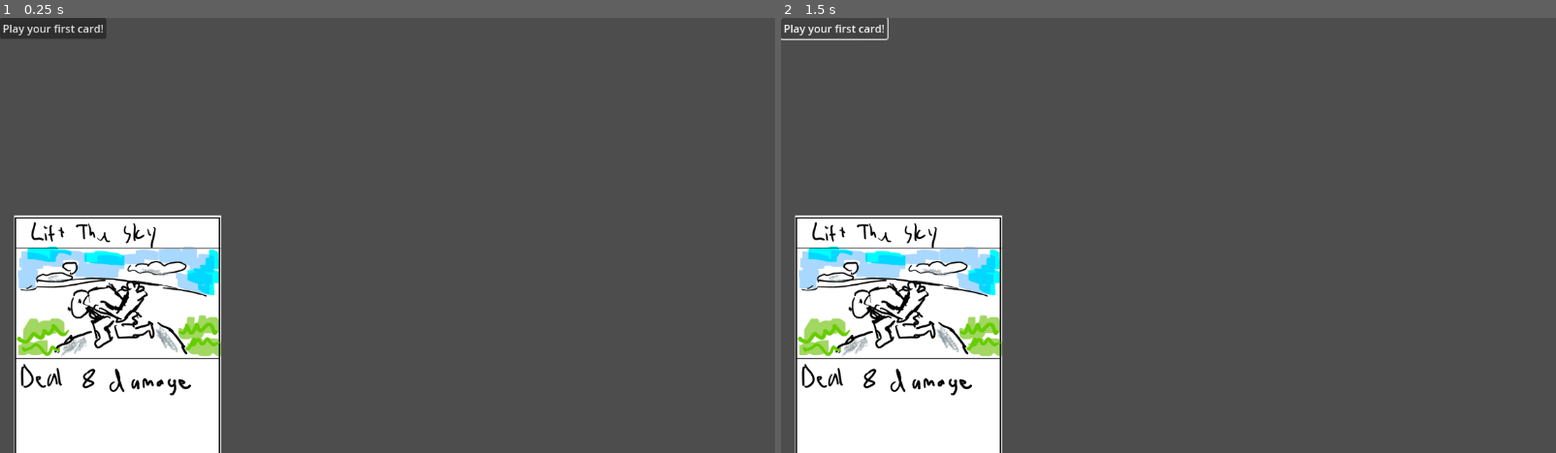
Above: before the commit, frames 1-2 (left to right).
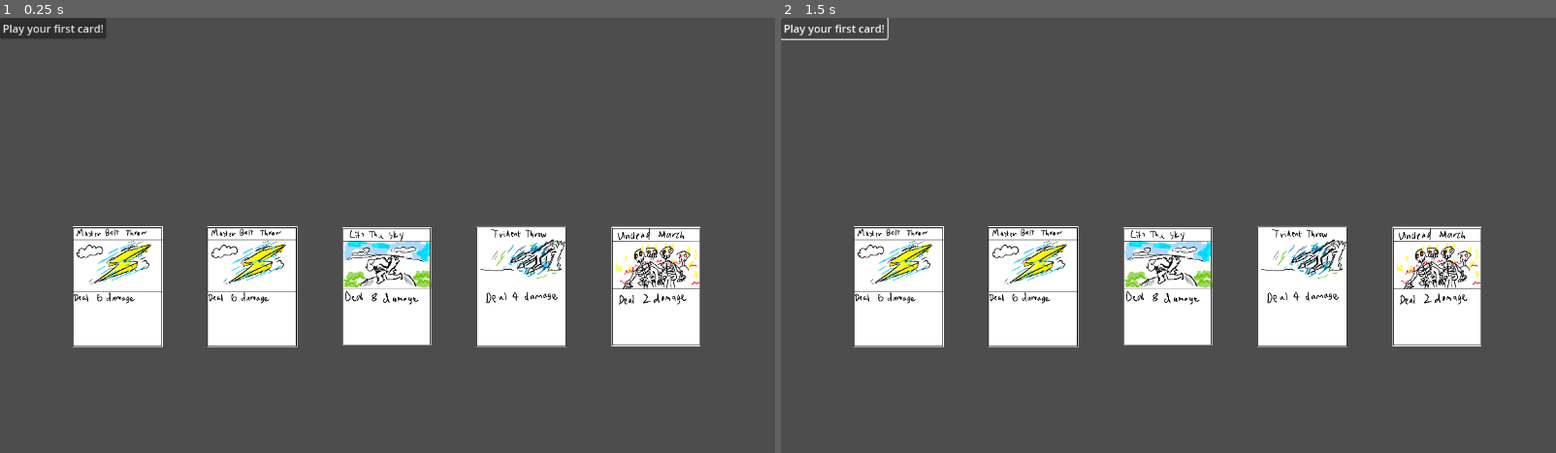
Above: after the commit, the same moments.

Repository: Ducko132/Chariot
Game: Godot game, scene res://state_machine.tscn
The game is run twice, just before and just after one commit, with the same random seed, the same clock (stepped at 60 frames per second) and the same inputs.
Inputs:
- Up to frame 1 (0.25 s): no input
- Up to frame 2 (1.5 s): click "Play your first card!" at 0.5 s; click "Play your first card!" at 1.25 s

The runs differ from the first frame. In frame 1, 25% of the frame differs, in the area x 1-91%, y 45-100%; in frame 2, 25%.
Error before the commit: Invalid type in function 'connect' in base 'Signal'. Cannot convert argument 1 from Nil to Callable. (res://state_machine.gd:78)
Error after the commit: Invalid access to property or key '0' on a base object of type 'Dictionary'. (res://state_machine.gd:83)

Commit message:
Dictionary format change, random cards, clicking power
Changed format of dictionaries, fully random hand + deck generation, clicking a card displays its power (woo!)

Diff:
--- a/card.gd
+++ b/card.gd
@@ -5,25 +5,60 @@
 enum Resources {Money}
 
 const ResourceMap = {
-	Cards.Bolt: Resources.Money,
-	Cards.GiftofFlame: Resources.Money,
-	Cards.LiftTheSky: Resources.Money,
-	Cards.TridentThrow: Resources.Money,
-	Cards.UndeadMarch: Resources.Money,
+	"Bolt": Resources.Money,
+	"GiftofFlame": Resources.Money,
+	"LiftTheSky": Resources.Money,
+	"TridentThrow": Resources.Money,
+	"UndeadMarch": Resources.Money,
 }
 
 const Power = {
-	Cards.Bolt: 6,
-	Cards.GiftofFlame: 3,
-	Cards.LiftTheSky: 8,
-	Cards.TridentThrow: 4,
-	Cards.UndeadMarch: 2,
+	"Bolt": 6,
+	"GiftofFlame": 3,
+	"LiftTheSky": 8,
+	"TridentThrow": 4,
+	"UndeadMarch": 2,
 }
 
 const Art = {
-	Cards.Bolt: "res://Art/bolt.png",
-	Cards.TridentThrow: "res://Art/tridentThrow.png",
-	Cards.UndeadMarch: "res://Art/UndeadMarch.png",
-	Cards.LiftTheSky: "res://Art/LiftTheSky.png",
-	Cards.GiftofFlame: "res://Art/GiftofFlame.png",
+	"Bolt": "res://Art/bolt.png",
+	"GiftofFlame": "res://Art/GiftofFlame.png",
+	"LiftTheSky": "res://Art/LiftTheSky.png",
+	"TridentThrow": "res://Art/tridentThrow.png",
+	"UndeadMarch": "res://Art/UndeadMarch.png",
 }
+
+var sprite: Sprite2D
+var area: Area2D
+var card_type
+
+func set_card_type(type):
+	card_type = type
+	print("type",card_type)
+	var texture = load(Art[card_type])
+	$Sprite2D.texture = texture
+	$Sprite2D.scale = Vector2(0.3,0.3)
+
+func _on_mouse_entered():
+	$Sprite2D.scale = Vector2(0.5,0.5)
+	print("mouse in")
+	pass
+
+func _on_mouse_exited():
+	$Sprite2D.scale = Vector2(0.3,0.3)
+	print("mouse gone")
+	pass
+
+func _input_event(viewport, event, shape_idx):
+	if event is InputEventMouseButton and event.pressed:
+		print("click")
+		print(self.name)
+		print("power", Power[self.card_type])
+
+func _ready():
+	area = $Sprite2D/Area2D
+	area.input_event.connect(_input_event)
+	area.mouse_entered.connect(_on_mouse_entered)
+	area.mouse_exited.connect(_on_mouse_exited)
+
+	#set_card_type("Bolt")
--- a/card.tscn
+++ b/card.tscn
@@ -1,55 +1,17 @@
-[gd_scene load_steps=9 format=3 uid="uid://b682qlqmy1vch"]
+[gd_scene load_steps=3 format=3 uid="uid://b682qlqmy1vch"]
 
 [ext_resource type="Script" path="res://card.gd" id="1_ne2vv"]
-[ext_resource type="Texture2D" uid="uid://dwh25g6j8twvh" path="res://Art/blank.png" id="2_eo1f0"]
-[ext_resource type="Texture2D" uid="uid://cwkr8hgqjf37j" path="res://Art/bolt.png" id="3_8warx"]
-[ext_resource type="Texture2D" uid="uid://clisbnqlxrirq" path="res://Art/GiftofFlame.png" id="4_psts6"]
-[ext_resource type="Texture2D" uid="uid://dvbhq2cet2w2y" path="res://Art/LiftTheSky.png" id="5_ap4bp"]
-[ext_resource type="Texture2D" uid="uid://6ad7xcx0l32y" path="res://Art/tridentThrow.png" id="6_b4rh0"]
-[ext_resource type="Texture2D" uid="uid://cxh8fpjo65wra" path="res://Art/UndeadMarch.png" id="7_i28ee"]
 
-[sub_resource type="RectangleShape2D" id="RectangleShape2D_chp8g"]
-size = Vector2(437.055, 590.226)
+[sub_resource type="RectangleShape2D" id="RectangleShape2D_fj0or"]
+size = Vector2(315.25, 449.5)
 
 [node name="Card" type="Node2D"]
 script = ExtResource("1_ne2vv")
 
-[node name="Blank" type="Sprite2D" parent="."]
-visible = false
-position = Vector2(196, 264)
-texture = ExtResource("2_eo1f0")
+[node name="Sprite2D" type="Sprite2D" parent="."]
 
-[node name="Bolt" type="Sprite2D" parent="."]
-visible = false
-position = Vector2(221, 296)
-texture = ExtResource("3_8warx")
+[node name="Area2D" type="Area2D" parent="Sprite2D"]
 
-[node name="GiftofFlame" type="Sprite2D" parent="."]
-visible = false
-position = Vector2(218, 292)
-texture = ExtResource("4_psts6")
-
-[node name="LiftTheSky" type="Sprite2D" parent="."]
-visible = false
-position = Vector2(219, 294)
-texture = ExtResource("5_ap4bp")
-
-[node name="TridentThrow" type="Sprite2D" parent="."]
-visible = false
-position = Vector2(225, 295)
-texture = ExtResource("6_b4rh0")
-
-[node name="UndeadMarch" type="Sprite2D" parent="."]
-position = Vector2(136.25, 189.25)
-scale = Vector2(0.633787, 0.645516)
-texture = ExtResource("7_i28ee")
-
-[node name="Area2D" type="Area2D" parent="UndeadMarch"]
-position = Vector2(1.97224, 0.38736)
-
-[node name="CollisionShape2D" type="CollisionShape2D" parent="UndeadMarch/Area2D"]
-shape = SubResource("RectangleShape2D_chp8g")
-
-[node name="Label" type="Label" parent="UndeadMarch"]
-offset_right = 40.0
-offset_bottom = 23.0
+[node name="CollisionShape2D" type="CollisionShape2D" parent="Sprite2D/Area2D"]
+position = Vector2(161.375, 226.25)
+shape = SubResource("RectangleShape2D_fj0or")
--- a/state_machine.gd
+++ b/state_machine.gd
@@ -1,4 +1,5 @@
 extends Node2D
+var CardScene = preload("res://card.tscn")
 var Cards = preload("res://card.gd")
 var CardsEnum = Cards.Cards
 var Power = Cards.Power
@@ -16,67 +17,36 @@
 # node to represent card (make copies manually)
 
 var deck = []
-var hand = [1,2,3]
-
-func _on_mouse_entered(sprite):
-	sprite.scale = Vector2(0.7,0.7)
-	print("Hover")
-
-func _on_mouse_exited():
-	print("Mouse left")
-
-func _input_event(viewport, event, shape_idx):
-	if event is InputEventMouseButton and event.pressed:
-		print("click")
+var hand = []
 
 func _ready():
+	rng.randomize()
+
 	for i in 8:
 		for Card in CardsEnum:
 			deck.append(Card)
 
-	print(deck)
+	print("deck",deck)
 	print("we're starting")
 
 	for i in 5:
-		hand.append(deck[0])
-		deck.remove_at(0)
+		var idx = rng.randi_range(0,deck.size()-1)
+		hand.append(deck[idx])
+		deck.remove_at(idx)
 
 	print("hand",hand)
-	print(hand[6])
-	var testcard = hand[6]
-	# WOOOOO I FIGURED IT OUT
-	print(Cards.Power[CardsEnum.get(testcard)])
-	#load(Cards.Art[CardsEnum.get(hand[6])])
-	#print(ctext)
-	#add_child(cardex)
+	print(hand[2])
+	var testcard = hand[2]
+	#print("power",Cards.Power[CardsEnum.get(testcard)])
 
 
-	for i in 3:
-		var sprite = Sprite2D.new()
-		var texture = load(Cards.Art[CardsEnum.get(hand[5])])
-		sprite.texture = texture
-		sprite.scale = Vector2(0.5,0.5)
-
-		var area = Area2D.new()
-		var shape = CollisionShape2D.new()
-		shape.shape = RectangleShape2D.new()
-		shape.shape.extents = sprite.texture.get_size() / 2*sprite.scale
-		#sprite.set_process_input(true)
-
-		#func _input(event):
-		#	if event is InputEventMouseMotion:
-		#		if sprite.get_rect().has_point(event.position):
-		#			print("hover")
-
-		sprite.add_child(area)
-		area.add_child(shape)
-		add_child(sprite)
-		cardNodes.append(sprite)
-		sprite.position = Vector2((i*400)+175,500)
-
-		area.input_event.connect(_input_event)
-		area.mouse_entered.connect(_on_mouse_entered(sprite))
-		area.mouse_exited.connect(_on_mouse_exited, [sprite])
+	for i in 5:
+		var card = CardScene.instantiate()
+		var card_type = hand[i]
+		card.set_card_type(card_type)
+		add_child(card)
+		cardNodes.append(card)
+		card.position = Vector2((i*200)+175,400)
 
 func _process(delta):
 	#for i in cardNodes.size():
